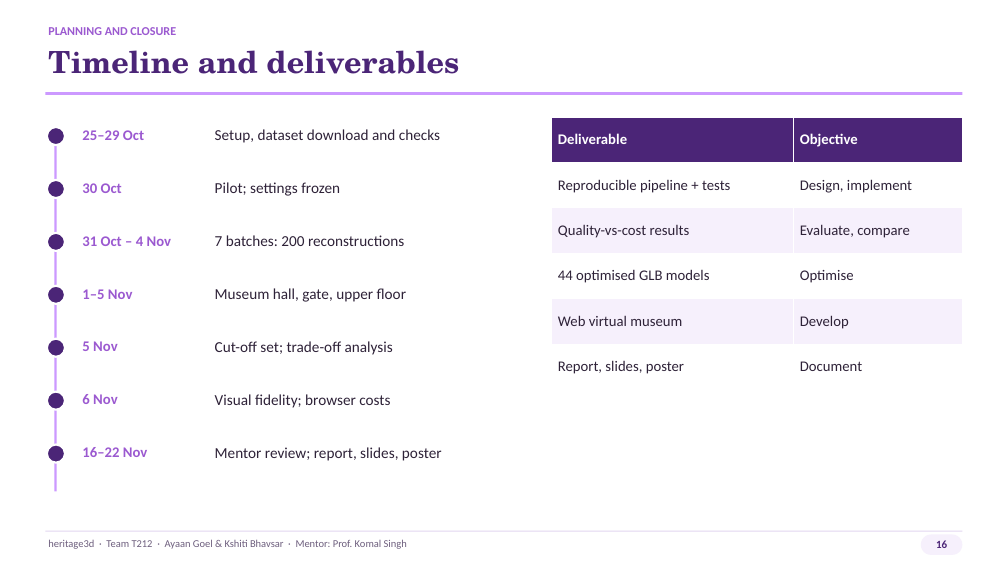
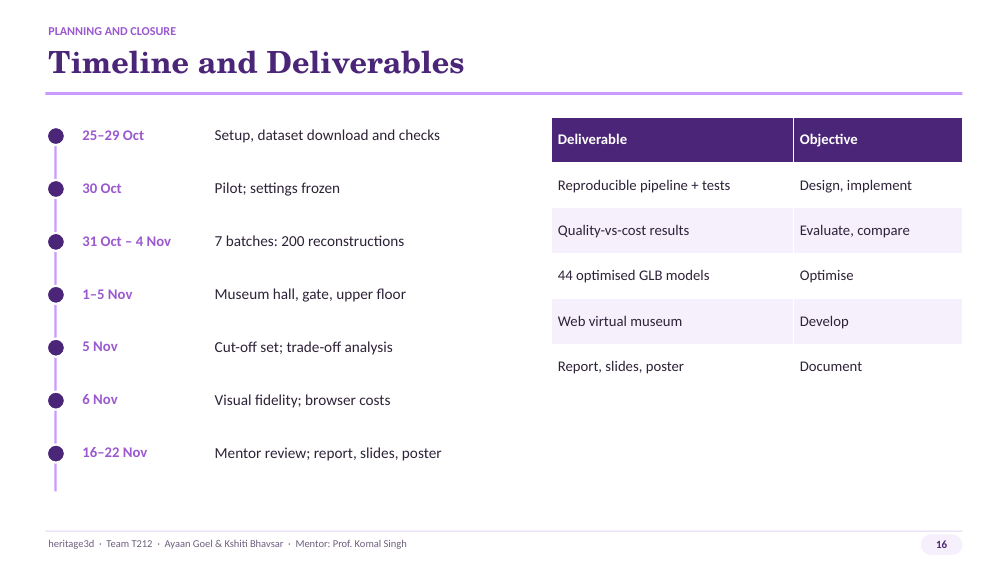
Before and after one commit to ayaan-goel/heritage3d, a slide deck: slide 16 of Deliverables/Presentation/heritage3d_Presentation_v2.pptx. Drawn at 1008x567 pixels with LibreOffice and Linux fonts; fonts in the diff are those of the drawing. Boxes give left, top, right and bottom in pixels: in the first picture for what was removed or moved away, otherwise in the second. Text is boxed around its words. In the diff, an @@ line names an element or a change of style, - is before the commit and + after.

```diff
--- a/Deliverables/Presentation/heritage3d_Presentation_v2.pptx
+++ b/Deliverables/Presentation/heritage3d_Presentation_v2.pptx
@@ text at (48, 50, 465, 74): text changed @@
-Timeline and deliverables
+Timeline and Deliverables
```
Also in this commit, not shown: 15 other slides changed, 1 other file.
